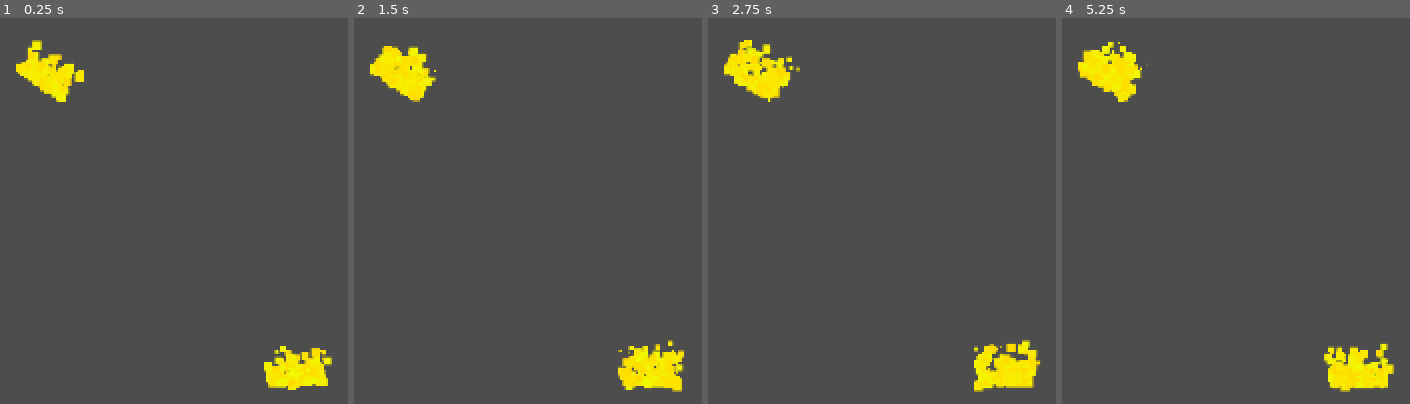
Above: before the commit, frames 1-4 (left to right).
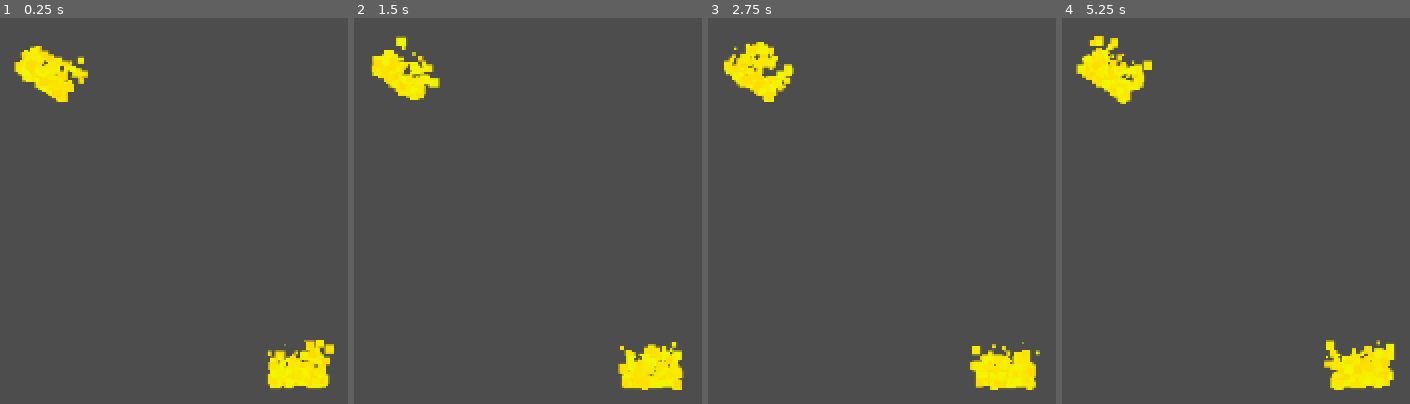
Above: after the commit, the same moments.

Repository: Someoneyeeting/Rise-From-the-Ashes
Game: Godot game, scene res://node_2d.tscn
Same seed, same stepped clock (60 frames per second), same inputs: the game is played once before the commit and once after it.
Inputs:
- Up to frame 1 (0.25 s): no input
- Up to frame 2 (1.5 s): hold D (right) from 0.53 s (still down); tap Space (rise) at 0.6 s; tap W (up) at 0.77, 0.8, 1.07, 1.35 s
- Up to frame 3 (2.75 s): tap W (up) at 1.52, 1.82, 2.3 s; tap Space (rise) at 1.55, 2.1 s; release D (right) at 2.03 s; hold A (left) from 2.03 s (still down)
- Up to frame 4 (5.25 s): release A (left) at 2.78 s; hold D (right) 2.78-4.28 s; tap Space (rise) at 2.85, 4.35, 5.1 s; tap W (up) at 3.02, 3.32, 3.6, 3.77, 4.07, 4.52, 4.82 s; hold A (left) 4.28-5.03 s; hold D (right) from 5.03 s (still down)

The runs differ from the first frame. In frame 1, 1.6% of the frame differs, in the area x 4-96%, y 5-97%; in frame 2, 1.6%; in frame 3, 1.9%; in frame 4, 1.9%, in the area x 4-96%, y 4-97%.

Commit message:
barrel

Diff:
--- /dev/null
+++ b/barrel.gd
@@ -0,0 +1,16 @@
+extends RigidBody2D
+
+
+var prevspeed :float= 0
+
+func _physics_process(delta: float) -> void:
+	if(linear_velocity.y > 0):
+		linear_velocity.x /= 2
+	if(prevspeed - linear_velocity.y >= 600):
+		for i in $Area2D.get_overlapping_areas():
+			if(i.is_in_group("fire")):
+				#print("aaaa")
+				i.turn_on()
+		Particalhandler.emit("explosion",global_position)
+		queue_free.call_deferred()
+	prevspeed = linear_velocity.y
--- /dev/null
+++ b/barrel.tscn
@@ -0,0 +1,23 @@
+[gd_scene load_steps=4 format=3 uid="uid://bngwplhy6ptwg"]
+
+[ext_resource type="Script" path="res://barrel.gd" id="1_y80ug"]
+
+[sub_resource type="RectangleShape2D" id="RectangleShape2D_0dsts"]
+
+[sub_resource type="CircleShape2D" id="CircleShape2D_38j83"]
+radius = 55.821
+
+[node name="barrel" type="RigidBody2D" groups=["pushable"]]
+lock_rotation = true
+contact_monitor = true
+max_contacts_reported = 20
+linear_damp_mode = 1
+script = ExtResource("1_y80ug")
+
+[node name="CollisionShape2D" type="CollisionShape2D" parent="."]
+shape = SubResource("RectangleShape2D_0dsts")
+
+[node name="Area2D" type="Area2D" parent="."]
+
+[node name="CollisionShape2D" type="CollisionShape2D" parent="Area2D"]
+shape = SubResource("CircleShape2D_38j83")
--- /dev/null
+++ b/fire.gd
@@ -0,0 +1,22 @@
+extends Area2D
+
+
+
+@export
+var on_fire = true
+
+func _physics_process(delta: float) -> void:
+	if(not on_fire):
+		turn_off()
+
+func turn_on():
+	on_fire = true
+	$CPUParticles2D.emitting = true
+	#$CollisionShape2D.disabled = false
+
+
+
+func turn_off():
+	on_fire = false
+	$CPUParticles2D.emitting = false
+	#$CollisionShape2D.disabled = true
--- a/fire.tscn
+++ b/fire.tscn
@@ -1,4 +1,6 @@
-[gd_scene load_steps=3 format=3 uid="uid://xl2c3slxjx3o"]
+[gd_scene load_steps=4 format=3 uid="uid://xl2c3slxjx3o"]
+
+[ext_resource type="Script" path="res://fire.gd" id="1_hjbgv"]
 
 [sub_resource type="ParticleProcessMaterial" id="ParticleProcessMaterial_tiqq4"]
 particle_flag_disable_z = true
@@ -18,11 +20,13 @@
 size = Vector2(49, 23)
 
 [node name="Fire" type="Area2D" groups=["fire"]]
+script = ExtResource("1_hjbgv")
 
 [node name="CPUParticles2D" type="GPUParticles2D" parent="."]
 amount = 208
 process_material = SubResource("ParticleProcessMaterial_tiqq4")
 lifetime = 0.3
+preprocess = 0.7
 randomness = 1.0
 fixed_fps = 0
 draw_order = 0
--- a/node_2d.tscn
+++ b/node_2d.tscn
@@ -1,7 +1,8 @@
-[gd_scene load_steps=5 format=3 uid="uid://ccpwej3kwaens"]
+[gd_scene load_steps=6 format=3 uid="uid://ccpwej3kwaens"]
 
 [ext_resource type="PackedScene" uid="uid://c5fcsyr0qilmn" path="res://player.tscn" id="1_yaku2"]
 [ext_resource type="PackedScene" uid="uid://xl2c3slxjx3o" path="res://fire.tscn" id="2_yl3cm"]
+[ext_resource type="PackedScene" uid="uid://bngwplhy6ptwg" path="res://barrel.tscn" id="3_3ei7b"]
 
 [sub_resource type="RectangleShape2D" id="RectangleShape2D_n7sx6"]
 size = Vector2(260, 70)
@@ -19,7 +20,7 @@
 shape = SubResource("RectangleShape2D_n7sx6")
 
 [node name="CollisionShape2D2" type="CollisionShape2D" parent="StaticBody2D"]
-position = Vector2(554, 468)
+position = Vector2(553.65, 466.762)
 shape = SubResource("RectangleShape2D_n7sx6")
 
 [node name="CollisionShape2D3" type="CollisionShape2D" parent="StaticBody2D"]
@@ -38,9 +39,16 @@
 [node name="Fire" parent="." instance=ExtResource("2_yl3cm")]
 position = Vector2(390, 542)
 
+[node name="Fire3" parent="." instance=ExtResource("2_yl3cm")]
+position = Vector2(600.553, 542.286)
+on_fire = false
+
 [node name="Fire2" parent="." instance=ExtResource("2_yl3cm")]
 position = Vector2(184.202, 302.232)
 rotation = 0.583335
 
 [node name="player" parent="." instance=ExtResource("1_yaku2")]
 position = Vector2(75, 540)
+
+[node name="CharacterBody2D" parent="." instance=ExtResource("3_3ei7b")]
+position = Vector2(539.716, 112.705)
--- a/player.gd
+++ b/player.gd
@@ -34,14 +34,23 @@
 	if(Input.is_action_just_pressed("up")):
 		velocity.y = -jumpheight
 
-	if(Input.is_action_just_pressed("rise")):
+	if(Input.is_action_just_pressed("rise") or true):
 		for i in $firedetect.get_overlapping_areas():
-			if i.is_in_group("fire"):
+			if i.is_in_group("fire") and i.on_fire:
 				lunch_dir = -Vector2.UP.rotated(i.global_rotation)
 				$flames.global_rotation = i.global_rotation
 				global_position = i.global_position
 				rise()
 				break
+
+	for i in get_slide_collision_count():
+		var collision = get_slide_collision(i)
+		var collider = collision.get_collider()
+
+		if collider.is_in_group("pushable"):
+			var collision_normal = collision.get_normal()
+			if abs(collision_normal.y) < 0.1: #ensuring player is not on top or bottom of the block
+				collider.apply_central_force(-collision_normal * 1000)
 
 
 	velocity.x = move * speed
--- a/player.tscn
+++ b/player.tscn
@@ -47,6 +47,7 @@
 [node name="player" type="CharacterBody2D"]
 script = ExtResource("1_6ogng")
 jumpheight = 320.0
+rising_speed = 1500.0
 rising_finish_speed = 300.0
 max_fall_speed = 750.0
 
@@ -61,7 +62,7 @@
 shape = SubResource("RectangleShape2D_jo88o")
 
 [node name="rising" type="Timer" parent="."]
-wait_time = 0.4
+wait_time = 0.3
 one_shot = true
 
 [node name="flamestime" type="Timer" parent="."]
--- a/project.godot
+++ b/project.godot
@@ -27,6 +27,7 @@
 [global_group]
 
 fire=""
+pushable=""
 
 [input]
 
